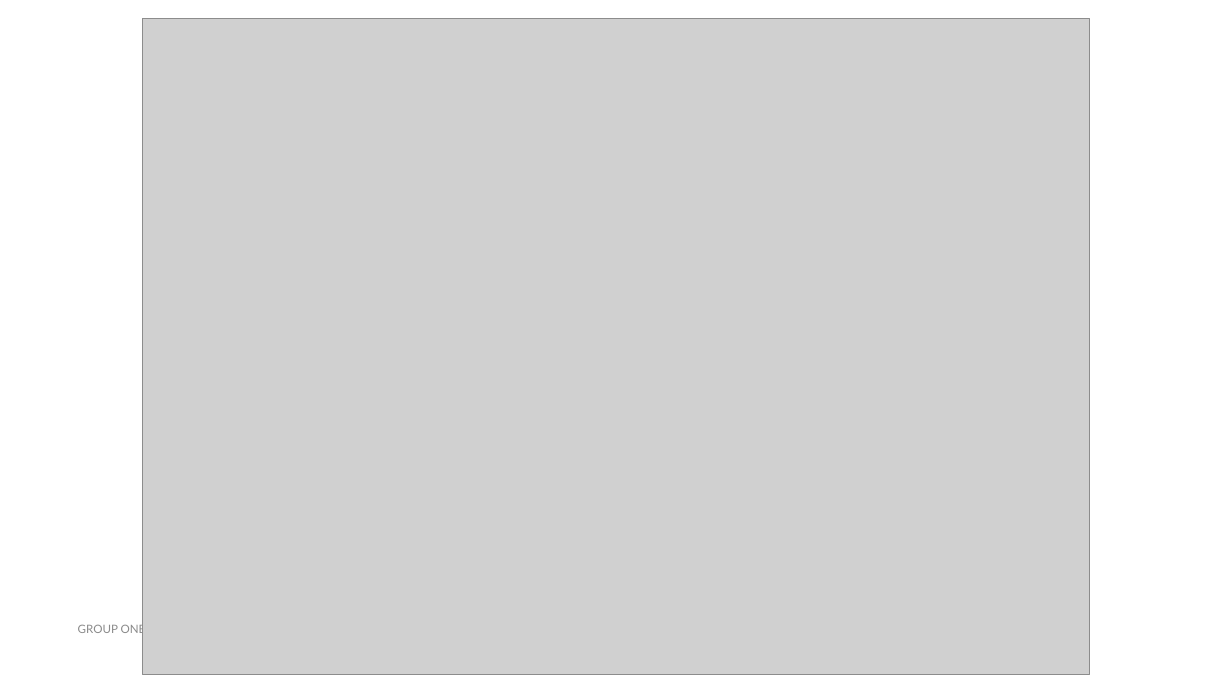
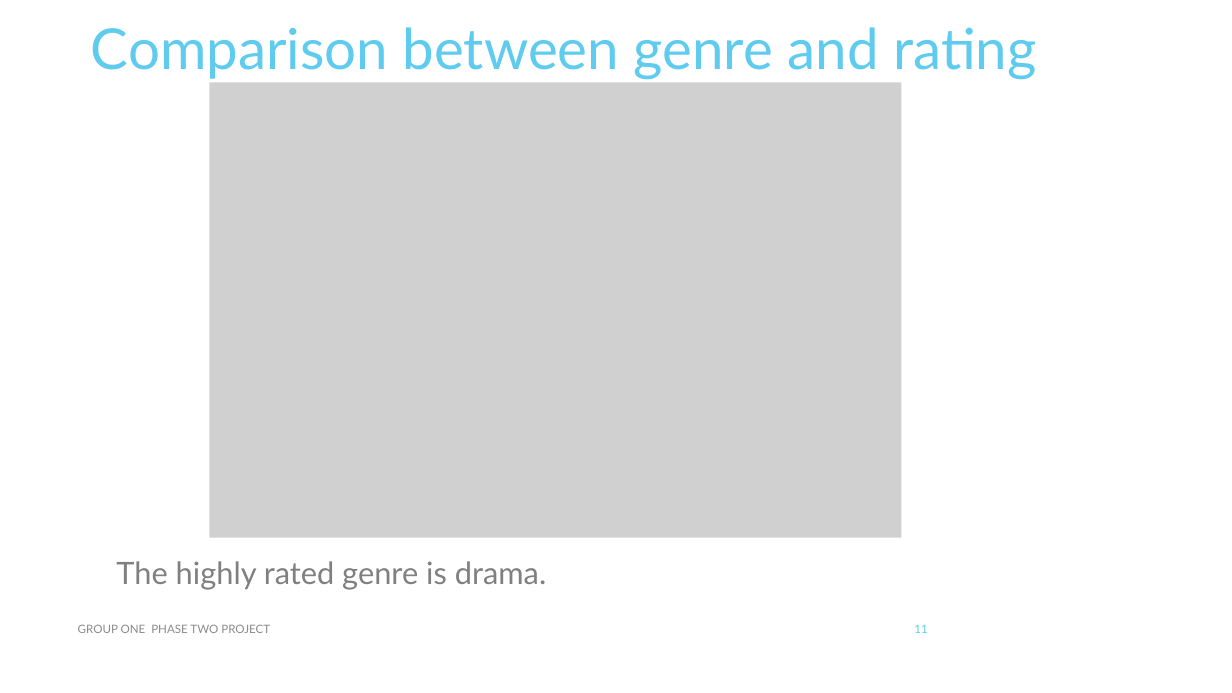
Before and after one commit to Sego-Mich/group_one_phase_two_project, a slide deck: slide 11 of PHASE TWO NON _TECH.pptx (slide 10 before the commit). Drawn at 1232x693 pixels with LibreOffice and Linux fonts; fonts in the diff are those of the drawing; grey boxes stand for pictures. Boxes give left, top, right and bottom in pixels: in the first picture for what was removed or moved away, otherwise in the second. Text is boxed around its words. In the diff, an @@ line names an element or a change of style, - is before the commit and + after.

```diff
--- a/PHASE TWO NON _TECH.pptx
+++ b/PHASE TWO NON _TECH.pptx
@@ title added at box(91, 27, 1036, 80), 44 pt, text #5FCBEF @@
+Comparison between genre and rating
@@ picture: place and size @@
-picture at box(142, 18, 1090, 675)
+picture at box(210, 82, 902, 538)
@@ subtitle added at box(116, 561, 546, 590), 24 pt, text #808080 @@
+The highly rated genre is drama.
@@ page number added at box(914, 625, 927, 633), 9 pt, text #5FCBEF @@
+11
```
Also in this commit, not shown: 22 other slides changed, 7 slides added, 4 slides removed, 1 other file.
